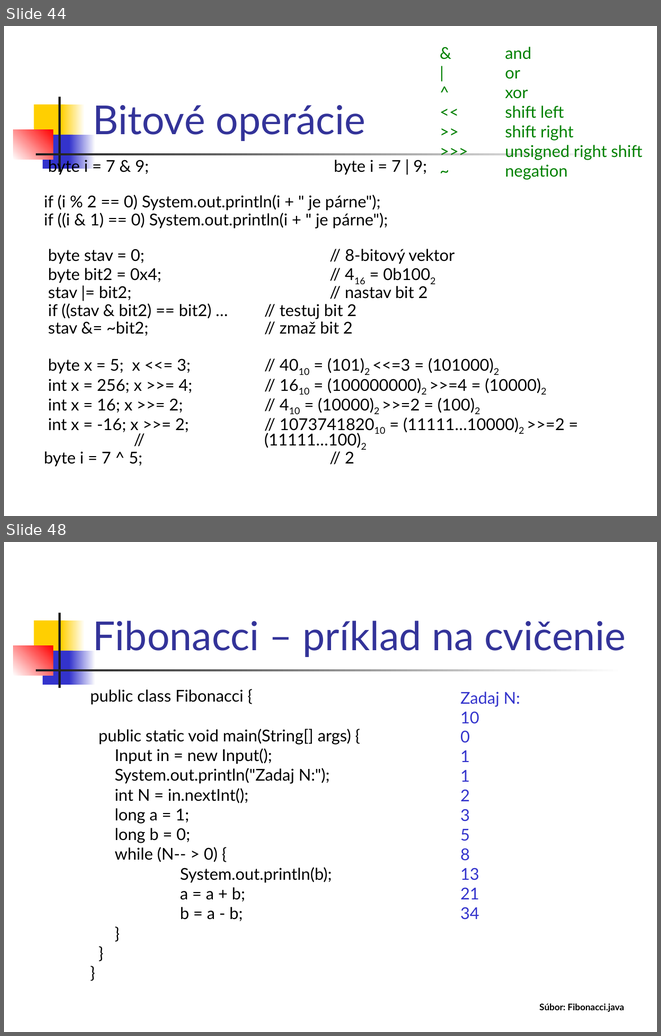
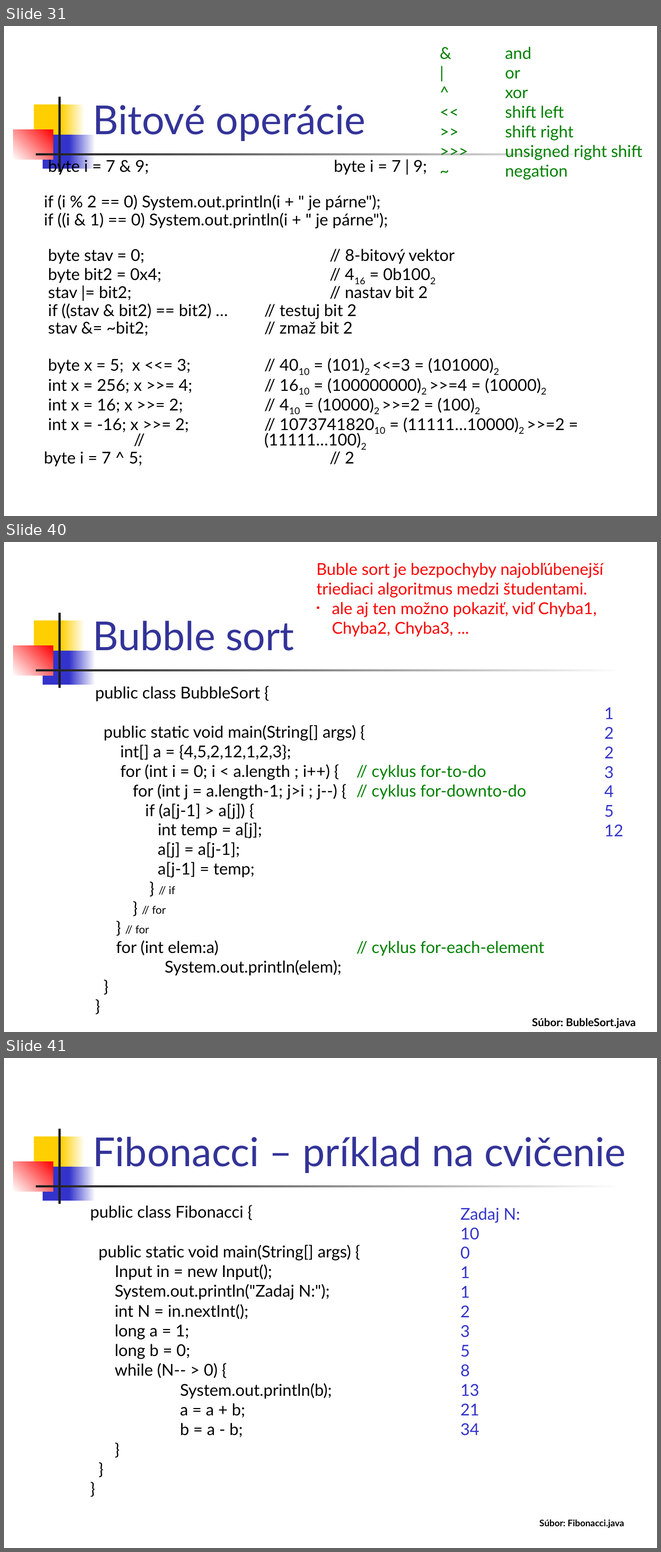
Before and after one commit to Programovanie4/Prednasky, a slide deck: 01/01_java.ppt. Shown one above the other, each under a label of ours: slides 44 and 48 before the commit, slides 31, 40 and 41 after it; the slides between them are not shown. The pictures are 661x1036 and 661x1552 pixels, drawn with LibreOffice and Linux fonts; fonts in the diff are those of the drawing. Boxes give left, top, right and bottom in pixels: in the first picture for what was removed or moved away, otherwise in the second. Text is boxed around its words. In the diff, an @@ line names an element or a change of style, - is before the commit and + after.

```diff
--- a/01/01_java.ppt
+++ b/01/01_java.ppt
@@ slide 40 added at <box>4,542,657,1032</box>, background #FFFFFF; not listed: 7 template elements that a slide beside it also shows @@
@@ text added at <box>316,563,603,637</box>, 18 pt, text #FF0000 @@
+Buble sort je bezpochyby najobľúbenejší triediaci algoritmus medzi študentami.
+• ale aj ten možno pokaziť, viď Chyba1, Chyba2, Chyba3, ...
@@ title added at <box>93,620,294,651</box>, 44 pt, text #333399 @@
+Bubble sort
@@ text added at <box>95,686,544,976</box>, 18 pt, text #000000 @@
+public class BubbleSort {
+public static void main(String[] args) {
+int[] a = {4,5,2,12,1,2,3};
+for (int i = 0; i < a.length ; i++) { // cyklus for-to-do
+for (int j = a.length-1; j>i ; j--) { // cyklus for-downto-do
+if (a[j-1] > a[j]) {
+int temp = a[j];
+a[j] = a[j-1];
+a[j-1] = temp;
+} // if
+} // for
+} // for
+for (int elem:a) // cyklus for-each-element
+System.out.println(elem);
+}
+}
@@ text added at <box>604,707,624,836</box>, 18 pt, text #3333CC @@
+1
+2
+2
+3
+4
+5
+12
@@ text added at <box>532,1017,636,1028</box>, 12 pt, text #000000, bold @@
+Súbor: BubleSort.java
@@ what was slide 44 is now slide 31 @@
@@ what was slide 48 is now slide 41 @@
```
Also in this commit, not shown: 9 slides changed, 8 other slides added, 16 slides removed, 2 other files.
